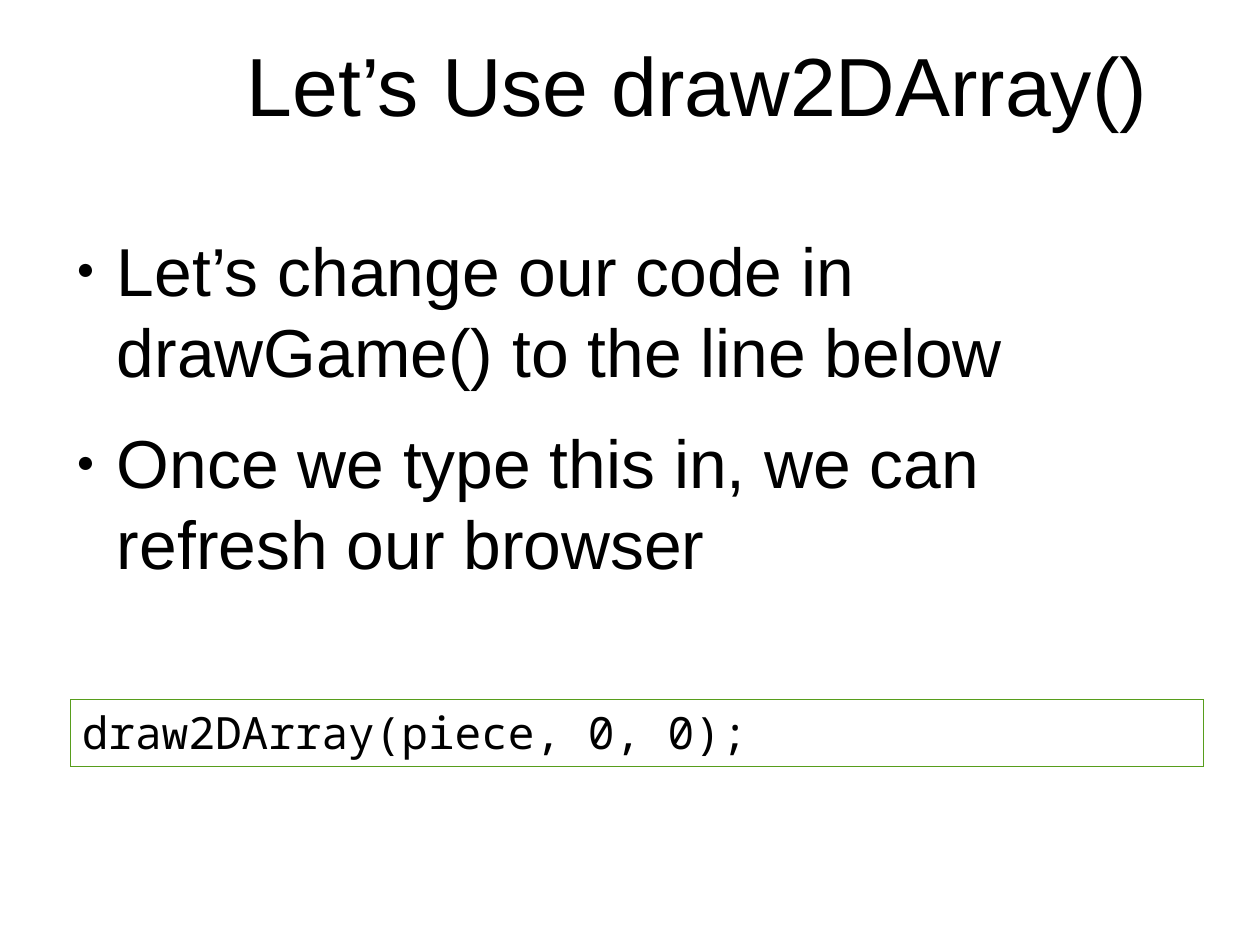
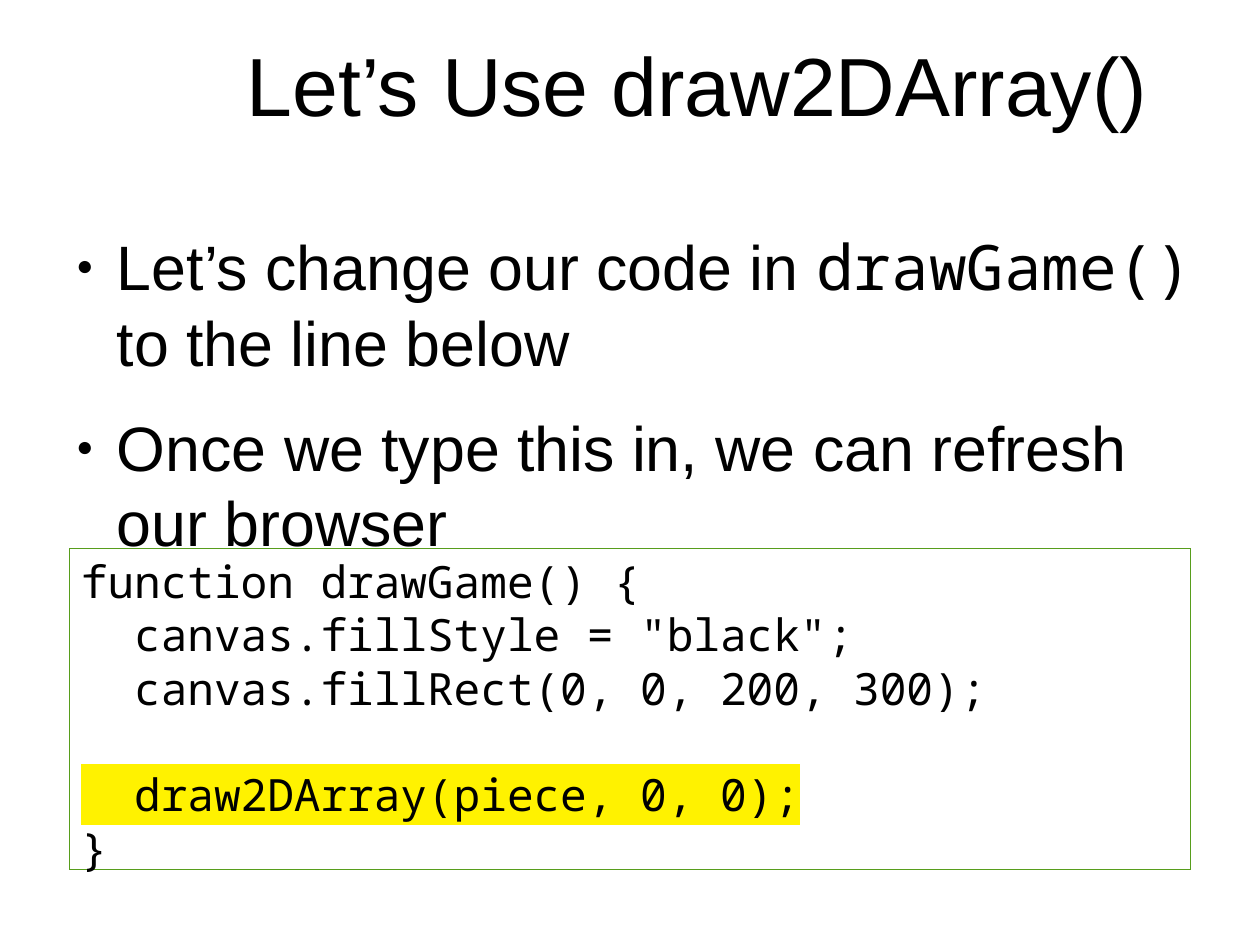
Before and after one commit to originalgrego/Webtris, a slide deck: slide 13 of Webtris - Explorathon 2019.odp. Drawn at 1260x946 pixels with LibreOffice and Linux fonts; fonts in the diff are those of the drawing; background and template pictures are left out. Boxes give left, top, right and bottom in pixels: in the first picture for what was removed or moved away, otherwise in the second. Text is boxed around its words. In the diff, an @@ line names an element or a change of style, - is before the commit and + after.

Commit message:
Polishing up the presentation and adding in some slides about triggering game over; update the starter JS file to handle checking for a game over

```diff
--- a/Webtris - Explorathon 2019.odp
+++ b/Webtris - Explorathon 2019.odp
@@ text "Let’s change our code in ..." at box(117, 242, 1192, 549): size 42.7 to 39.5 pt; font Arial to Noto Sans Mono in "drawGame()" @@
@@ text in rectangle at box(70, 548, 1190, 869): paragraph added @@
+}
@@ rectangle "function drawGame() {": place and size @@
-rectangle "function drawGame() {" at box(71, 699, 1204, 766)
+rectangle "function drawGame() {" at box(70, 548, 1190, 869)
@@ text in rectangle at box(81, 564, 986, 712): paragraphs added @@
+function drawGame() {
+canvas.fillStyle = "black";
+canvas.fillRect(0, 0, 200, 300);
@@ text in rectangle at box(134, 777, 800, 822): highlight none to #FFF200 in "draw2DArray(piece, 0, 0);" @@
```
Also in this commit, not shown: 19 other slides changed, 4 slides added, 1 other file.
